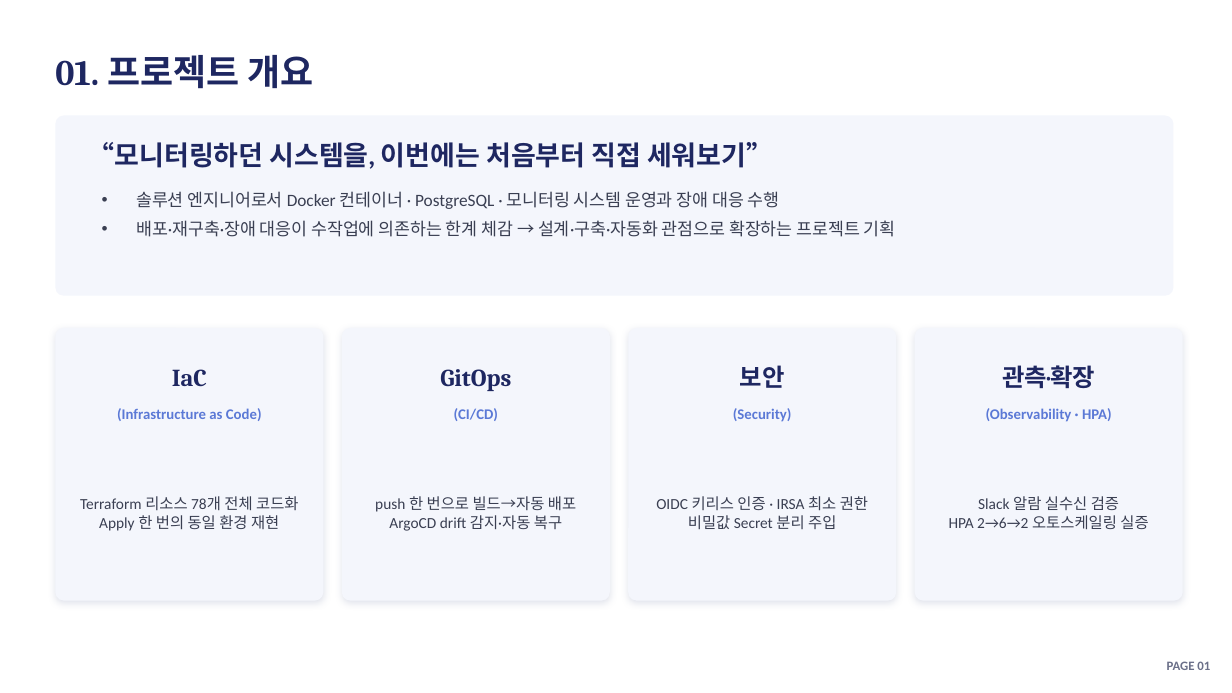
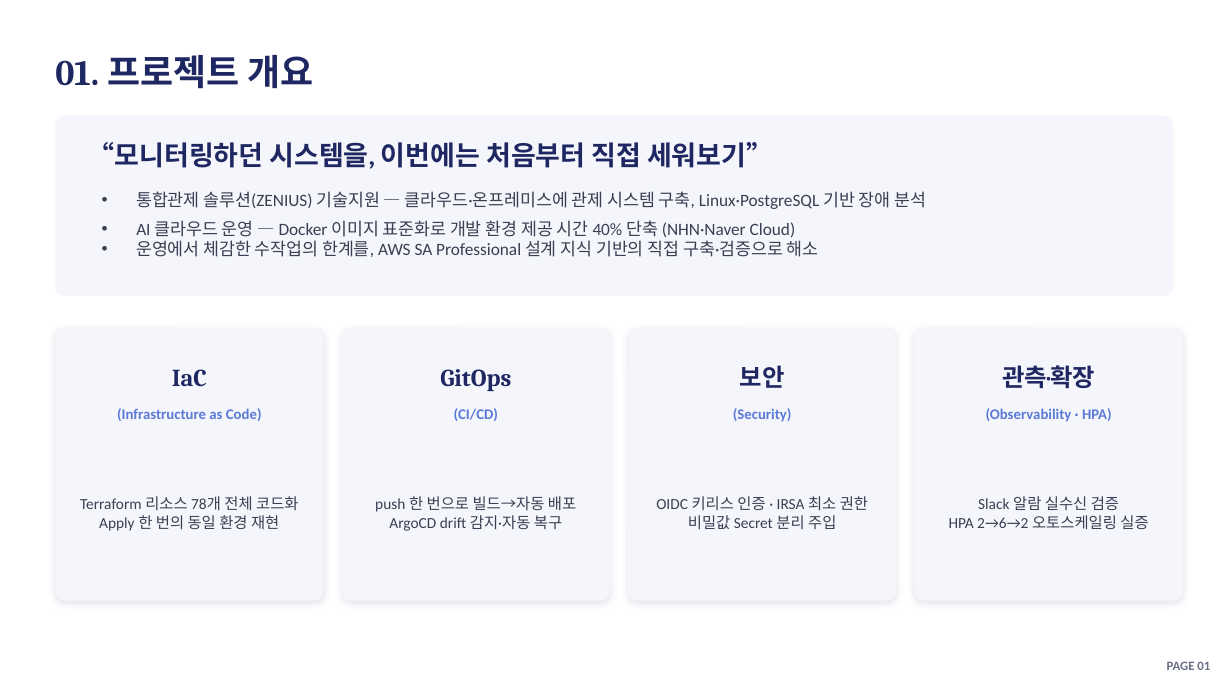
Before and after one commit to soc05272/eks-gitops-portfolio, a slide deck: slide 3 of docs/presentation.pptx. Drawn at 1232x693 pixels with LibreOffice and Linux fonts; fonts in the diff are those of the drawing. Boxes give left, top, right and bottom in pixels: in the first picture for what was removed or moved away, otherwise in the second. Text is boxed around its words. In the diff, an @@ line names an element or a change of style, - is before the commit and + after.

```diff
--- a/docs/presentation.pptx
+++ b/docs/presentation.pptx
@@ text at bbox=[136, 191, 926, 257]: text changed @@
-• 솔루션 엔지니어로서 Docker 컨테이너 · PostgreSQL · 모니터링 시스템 운영과 장애 대응 수행
-• 배포·재구축·장애 대응이 수작업에 의존하는 한계 체감 → 설계·구축·자동화 관점으로 확장하는 프로젝트 기획
+• 통합관제 솔루션(ZENIUS) 기술지원 — 클라우드·온프레미스에 관제 시스템 구축, Linux·PostgreSQL 기반 장애 분석
+• AI 클라우드 운영 — Docker 이미지 표준화로 개발 환경 제공 시간 40% 단축 (NHN·Naver Cloud)
+• 운영에서 체감한 수작업의 한계를, AWS SA Professional 설계 지식 기반의 직접 구축·검증으로 해소
```
